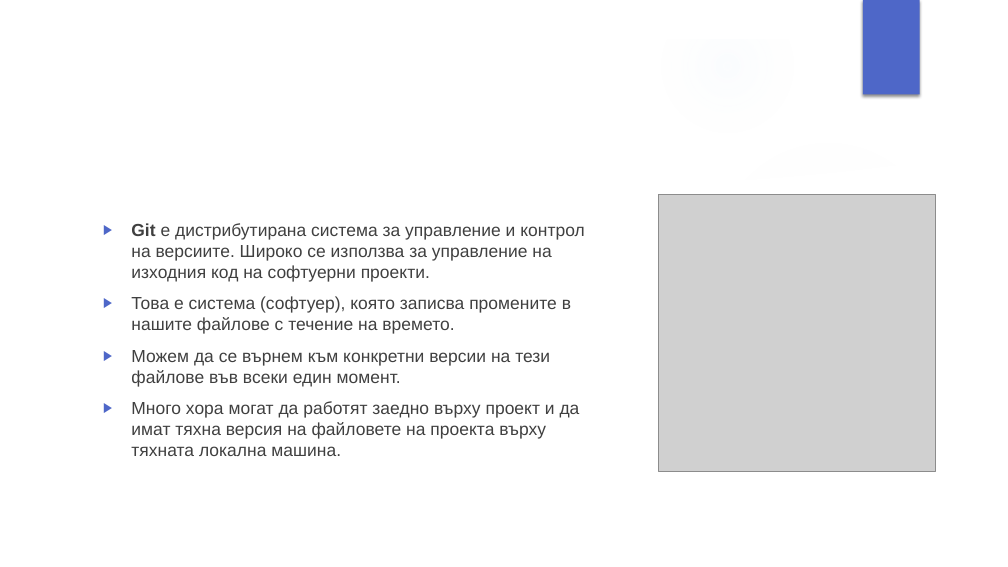
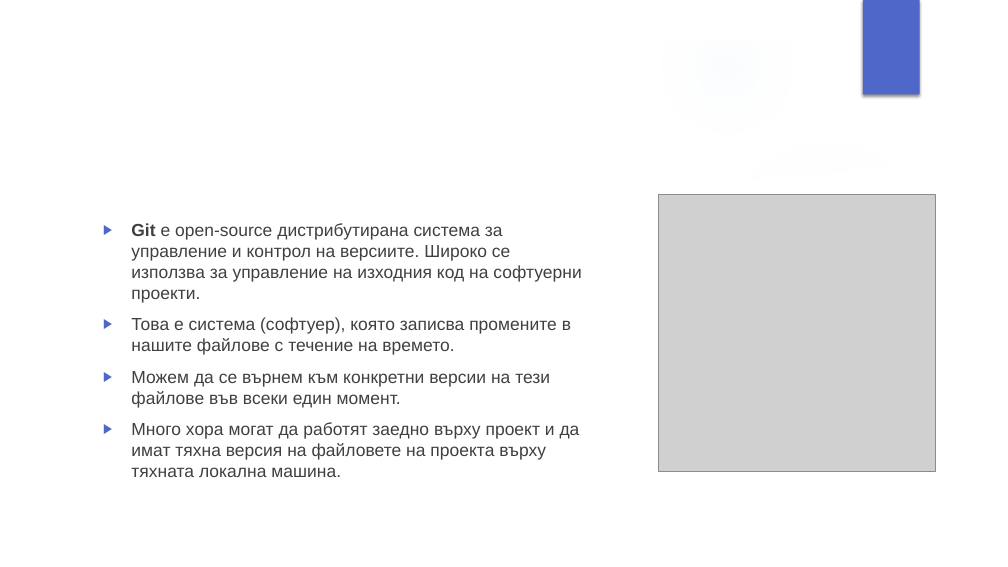
Before and after one commit to velizar92/CSharp-Programming-Presentations, a slide deck: slide 7 of Git and GitHub.pptx. Drawn at 1008x567 pixels with LibreOffice and Linux fonts; fonts in the diff are those of the drawing; grey boxes stand for pictures; background and template pictures are left out. Boxes give left, top, right and bottom in pixels: in the first picture for what was removed or moved away, otherwise in the second. Text is boxed around its words. In the diff, an @@ line names an element or a change of style, - is before the commit and + after.

```diff
--- a/Git and GitHub.pptx
+++ b/Git and GitHub.pptx
@@ text at (131,223,581,303): text changed @@
-▶ Git е дистрибутирана система за управление и контрол на версиите. Широко се използва за управление на изходния код на софтуерни проекти.
+▶ Git е open-source дистрибутирана система за управление и контрол на версиите. Широко се използва за управление на изходния код на софтуерни проекти.
```
Also in this commit, not shown: 3 other slides changed, 5 slides added, 1 other file.
